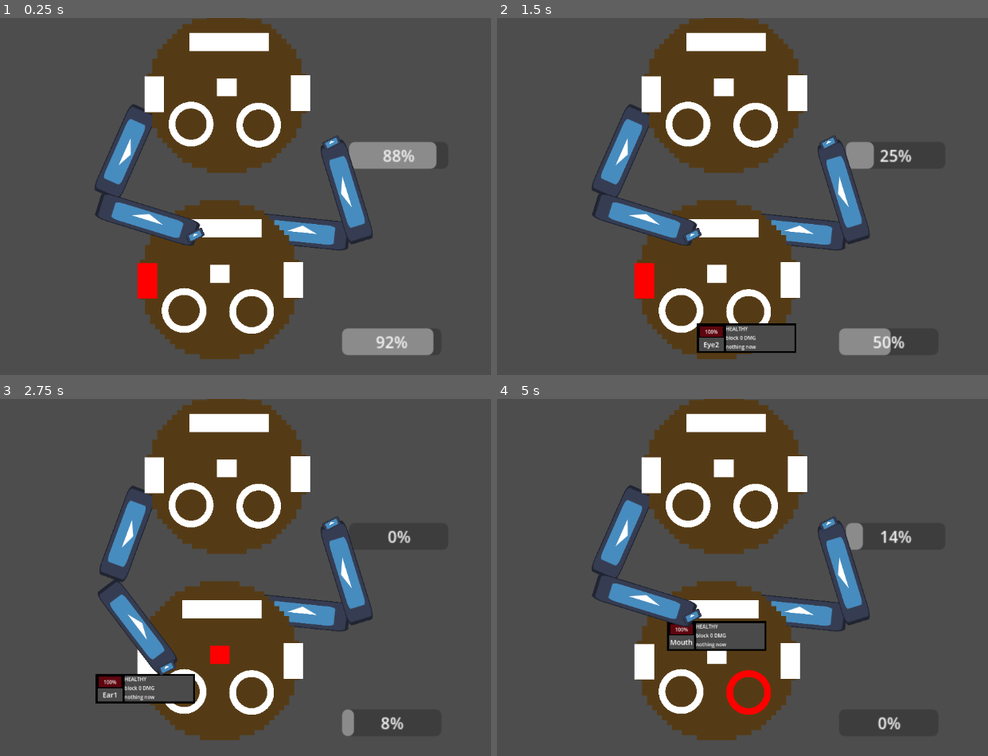
Above: before the commit, frames 1-4 (two rows, left to right).
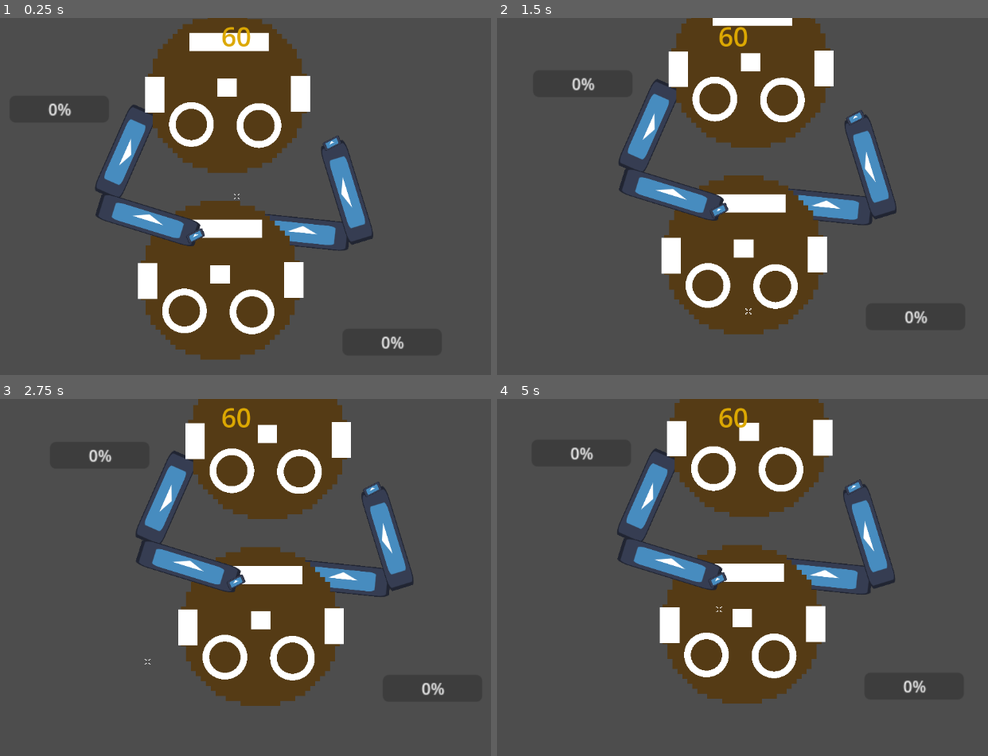
Above: after the commit, the same moments.

Repository: Floorban/GGJ3036
Game: Godot game, scene res://game/level/combat_area/combat_area_eric_test.tscn
The game is run twice, just before and just after one commit, with the same random seed, the same clock (stepped at 60 frames per second) and the same inputs. The engine's default icon, where the game draws it, is replaced by a stand-in: a white triangle on a blue panel in a dark square.
Inputs (mouse positions are in pixels of both pictures, inside the frame that each line leads up to):
- Up to frame 1 (0.25 s): no input
- Up to frame 2 (1.5 s): move the mouse to (678, 310) at 0.52 s; click (678, 310) at 0.67 s; move the mouse to (747, 310) at 1.27 s; click (747, 310) at 1.42 s
- Up to frame 3 (2.75 s): move the mouse to (147, 663) at 2.02 s; click (147, 663) at 2.17 s
- Up to frame 4 (5 s): move the mouse to (791, 659) at 2.77 s; click (791, 659) at 2.92 s; move the mouse to (717, 656) at 3.52 s; click (717, 656) at 3.67 s; move the mouse to (717, 609) at 4.27 s; click (717, 609) at 4.42 s

The runs differ from the first frame. In frame 1, 4.7% of the frame differs, in the area x 9-89%, y 0-96%; in frame 2, 25%; in frame 3, 27%, in the area x 18-91%, y 0-96%; in frame 4, 26%.

Commit message:
arena timer

Diff:
--- /dev/null
+++ b/game/level/combat_area/camera.tscn
@@ -0,0 +1,16 @@
+[gd_scene format=3 uid="uid://dp8pqgndfsc8v"]
+
+[ext_resource type="Script" uid="uid://jmln1tmbns1m" path="res://game/level/combat_area/camera_controller.gd" id="1_gxhld"]
+[ext_resource type="Texture2D" uid="uid://qu3moh6sgeo0" path="res://sprites/ui/crosshairs.png" id="2_5xpr3"]
+
+[sub_resource type="AtlasTexture" id="AtlasTexture_xae20"]
+atlas = ExtResource("2_5xpr3")
+region = Rect2(80, 0, 16, 16)
+
+[node name="Camera" type="Camera2D" unique_id=1361226820]
+zoom = Vector2(1.8, 1.8)
+script = ExtResource("1_gxhld")
+
+[node name="Crosshair" type="Sprite2D" parent="." unique_id=851492487]
+texture_filter = 1
+texture = SubResource("AtlasTexture_xae20")
--- /dev/null
+++ b/game/level/combat_area/camera_controller.gd
@@ -0,0 +1,66 @@
+class_name CameraController extends Camera2D
+
+## cam shake
+@export var decay : float = 0.8
+@export var max_offset : Vector2 = Vector2(100, 75)
+@export var max_roll : float = 0.1
+var trauma : float = 0.0
+var trauma_power : int = 2
+
+## cam follow
+@export var follow_node : Node2D
+const MAX_DIST = 50
+var target_distance = 0
+var center_pos : Vector2
+
+@onready var crosshair: Sprite2D = $Crosshair
+var lock_target : Node2D
+
+func _on_pause(pause: bool):
+	#crosshair.global_position = follow_node.global_position
+	crosshair.visible = !pause
+
+func _ready() -> void:
+	#Global.connect("game_pause", _on_pause)
+	center_pos = position
+
+func _process(delta : float) -> void:
+	#if Global.paused:
+		#return
+	_cam_follow(delta)
+	_cam_pan(delta)
+	if trauma:
+		trauma = max(trauma - decay * delta, 0)
+		_shake()
+
+func _cam_follow(delta: float):
+	if follow_node:
+		center_pos = lerp(center_pos, follow_node.global_position, delta)
+
+func _cam_pan(delta: float):
+	var direction = center_pos.direction_to(get_global_mouse_position())
+	var target_pos = center_pos + direction * target_distance
+
+	target_pos = target_pos.clamp(
+		center_pos - Vector2(MAX_DIST, MAX_DIST),
+		center_pos + Vector2(MAX_DIST, MAX_DIST)
+	)
+	global_position =  lerp(global_position, target_pos, delta)
+	if lock_target == null:
+		# must put it after update cam's pos to avoid jittering
+		crosshair.position = get_local_mouse_position()
+	else:
+		crosshair.global_position = lock_target.global_position
+
+func _input(event: InputEvent):
+	if event is InputEventMouseMotion:
+		target_distance = center_pos.distance_to(get_global_mouse_position())
+
+func add_trauma(amount: float):
+	trauma = min(trauma + amount, 1.0)
+
+func _shake():
+	var amount = pow(trauma, trauma_power)
+	rotation = max_roll * amount * randf_range(-1, 1)
+	offset.x = max_offset.x * amount * randf_range(-1, 1)
+	offset.y = max_offset.y * amount * randf_range(-1, 1)
--- a/game/level/combat_area/combat_area.gd
+++ b/game/level/combat_area/combat_area.gd
@@ -1,13 +1,25 @@
 extends Node2D
+
+signal battle_start
+signal battle_end
+
+@onready var game_ui: GameUI = %GameUI
+@export var battle_duration := 60.0
+var battle_time_left: float
+@export var battle_ongoing : bool = false:
+	set(value):
+		battle_ongoing = value
+		if battle_start:
+			start_battle()
 
 @export var player: Player
 @export var enemy: Enemy
 
 func _ready() -> void:
 	init_combat_arena()
-	start_battle()
 
 func init_combat_arena() -> void:
+	battle_time_left = battle_duration
 	player.opponent = enemy
 	enemy.opponent = player
 	player.init_character()
@@ -16,6 +28,13 @@
 func start_battle() -> void:
 	player.get_ready_to_battle()
 	enemy.get_ready_to_battle()
+	battle_start.emit()
 
-func _process(_delta: float) -> void:
-	pass
+func _process(delta: float) -> void:
+	if battle_time_left <= 0:
+		battle_time_left = 0
+		battle_ongoing = false
+		battle_end.emit()
+	if battle_ongoing:
+		battle_time_left -= delta
+		game_ui.set_round_ui(battle_time_left)
--- a/game/level/combat_area/combat_area_eric_test.tscn
+++ b/game/level/combat_area/combat_area_eric_test.tscn
@@ -3,6 +3,8 @@
 [ext_resource type="PackedScene" uid="uid://cjeigbydorgdu" path="res://game/level/combat_area/CombatArea.tscn" id="1_231da"]
 [ext_resource type="PackedScene" uid="uid://dvu82xeeb87ff" path="res://game/system/character/player/player.tscn" id="2_27j7o"]
 [ext_resource type="PackedScene" uid="uid://bjmnq3jlda34w" path="res://game/system/character/enemy/enemy.tscn" id="3_27j7o"]
+[ext_resource type="PackedScene" uid="uid://dp8pqgndfsc8v" path="res://game/level/combat_area/camera.tscn" id="4_yn5lq"]
+[ext_resource type="PackedScene" uid="uid://b52dof6t0f114" path="res://game/level/combat_area/game_ui.tscn" id="5_hb3kr"]
 
 [node name="CombatAreaEricTest" unique_id=1259752126 node_paths=PackedStringArray("player", "enemy") instance=ExtResource("1_231da")]
 player = NodePath("Player")
@@ -15,6 +17,15 @@
 [node name="Enemy" parent="." index="1" unique_id=1231642872 instance=ExtResource("3_27j7o")]
 position = Vector2(564, 321)
 
-[node name="Camera2D" type="Camera2D" parent="." index="2" unique_id=115216192]
+[node name="Camera" parent="." index="2" unique_id=1361226820 node_paths=PackedStringArray("follow_node") instance=ExtResource("4_yn5lq")]
 position = Vector2(574, 425)
-zoom = Vector2(1.8, 1.8)
+max_offset = Vector2(100, 200)
+follow_node = NodePath("../Center")
+
+[node name="Center" type="Marker2D" parent="." index="3" unique_id=2695179]
+position = Vector2(562, 412)
+
+[node name="CanvasLayer" type="CanvasLayer" parent="." index="4" unique_id=1574395548]
+
+[node name="GameUI" parent="CanvasLayer" index="0" unique_id=1770480254 instance=ExtResource("5_hb3kr")]
+unique_name_in_owner = true
--- /dev/null
+++ b/game/level/combat_area/game_ui.gd
@@ -0,0 +1,6 @@
+class_name GameUI extends Control
+
+@onready var label_round_time_left: Label = %LabelRoundTimeLeft
+
+func set_round_ui(time_left: float) -> void:
+	label_round_time_left.text = str(int(time_left))
--- /dev/null
+++ b/game/level/combat_area/game_ui.tscn
@@ -0,0 +1,25 @@
+[gd_scene format=3 uid="uid://b52dof6t0f114"]
+
+[ext_resource type="Script" uid="uid://dbhnnqck5fp5t" path="res://game/level/combat_area/game_ui.gd" id="1_sdr4q"]
+
+[node name="GameUI" type="Control" unique_id=1770480254]
+layout_mode = 3
+anchors_preset = 15
+anchor_right = 1.0
+anchor_bottom = 1.0
+grow_horizontal = 2
+grow_vertical = 2
+mouse_filter = 2
+script = ExtResource("1_sdr4q")
+
+[node name="LabelRoundTimeLeft" type="Label" parent="." unique_id=702740344]
+unique_name_in_owner = true
+layout_mode = 1
+anchors_preset = 10
+anchor_right = 1.0
+offset_bottom = 23.0
+grow_horizontal = 2
+theme_override_colors/font_color = Color(0.8627451, 0.65882355, 0.007843138, 1)
+theme_override_font_sizes/font_size = 48
+text = "60"
+horizontal_alignment = 1
--- a/game/system/character/enemy/enemy.tscn
+++ b/game/system/character/enemy/enemy.tscn
@@ -28,3 +28,9 @@
 
 [node name="EnemyArmR" parent="." index="7" unique_id=1972221418 instance=ExtResource("3_sopgc")]
 position = Vector2(-85, 24)
+
+[node name="CombatComponent" parent="." index="8" unique_id=823960288]
+offset_left = -219.0
+offset_top = 2.0
+offset_right = -219.0
+offset_bottom = 2.0
Not shown, added: game/level/combat_area/camera_controller.gd.uid
Not shown, added: game/level/combat_area/game_ui.gd.uid
